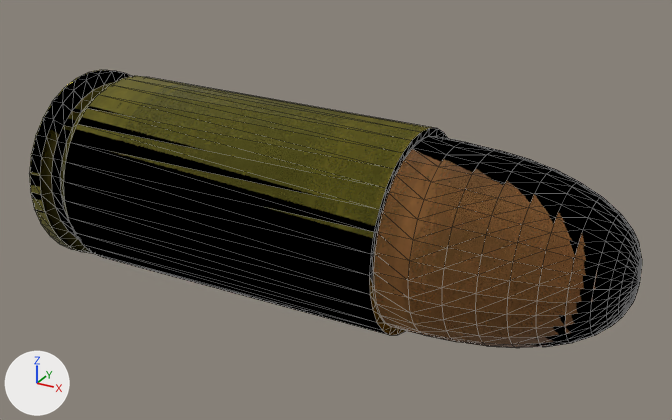
One commit to the glTF model models/bullet-animated.glb: the scene before it, then after it.
Both versions are drawn from a 50 mm camera at (127.5, -226.7, 114.8) aimed at (2.0, 1.5, 0.7). Arrows for +X, +Y and +Z are at lower left; the lights stay in place. Mesh edges are drawn as thin lines.

In view in the first picture: 'Bullet'.
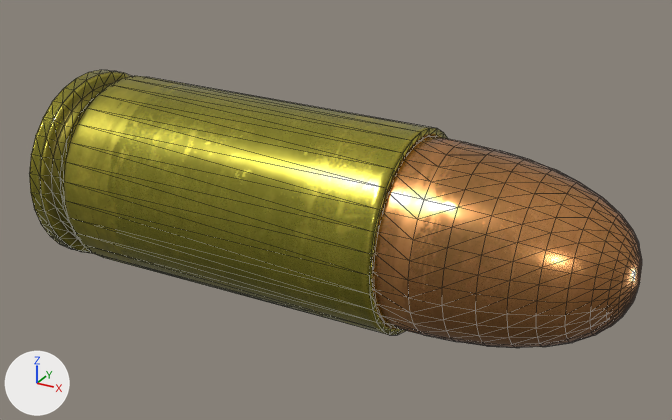
The change, as a diff of the scene's bpy script:
```diff
--- a/models/bullet-animated.glb.py
+++ b/models/bullet-animated.glb.py
@@ img_bullet_normal @@
+img_bullet_normal = load_image('Bullet_Normal', '_unpacked/Bullet_Normal', 1024, 1024, 'Non-Color')
@@ mat_bullet @@
 n5 = _N.new('ShaderNodeNormalMap'); n5.name = 'Normal Map'
 n5.uv_map = 'UVMap'
+n5.inputs[0].default_value = 3.3  # 'Strength'
 n6 = _N.new('ShaderNodeTexImage'); n6.name = 'Image Texture.002'
-n6.image = img_bullet_height
+n6.image = img_bullet_normal
 _L.new(n0.outputs[0], n1.inputs[0])  # 'BSDF' to 'Surface'
```

Changed parts and their boxes [x1, y1, x2, y2] in the pictures (672 x 420 px):
'Bullet', surface changed: [29, 70, 642, 348] in both
